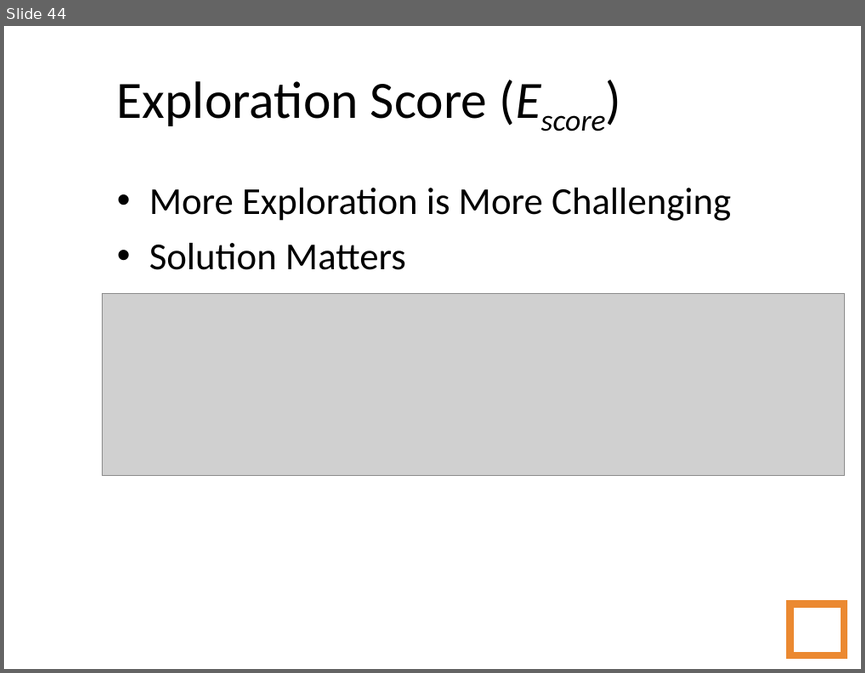
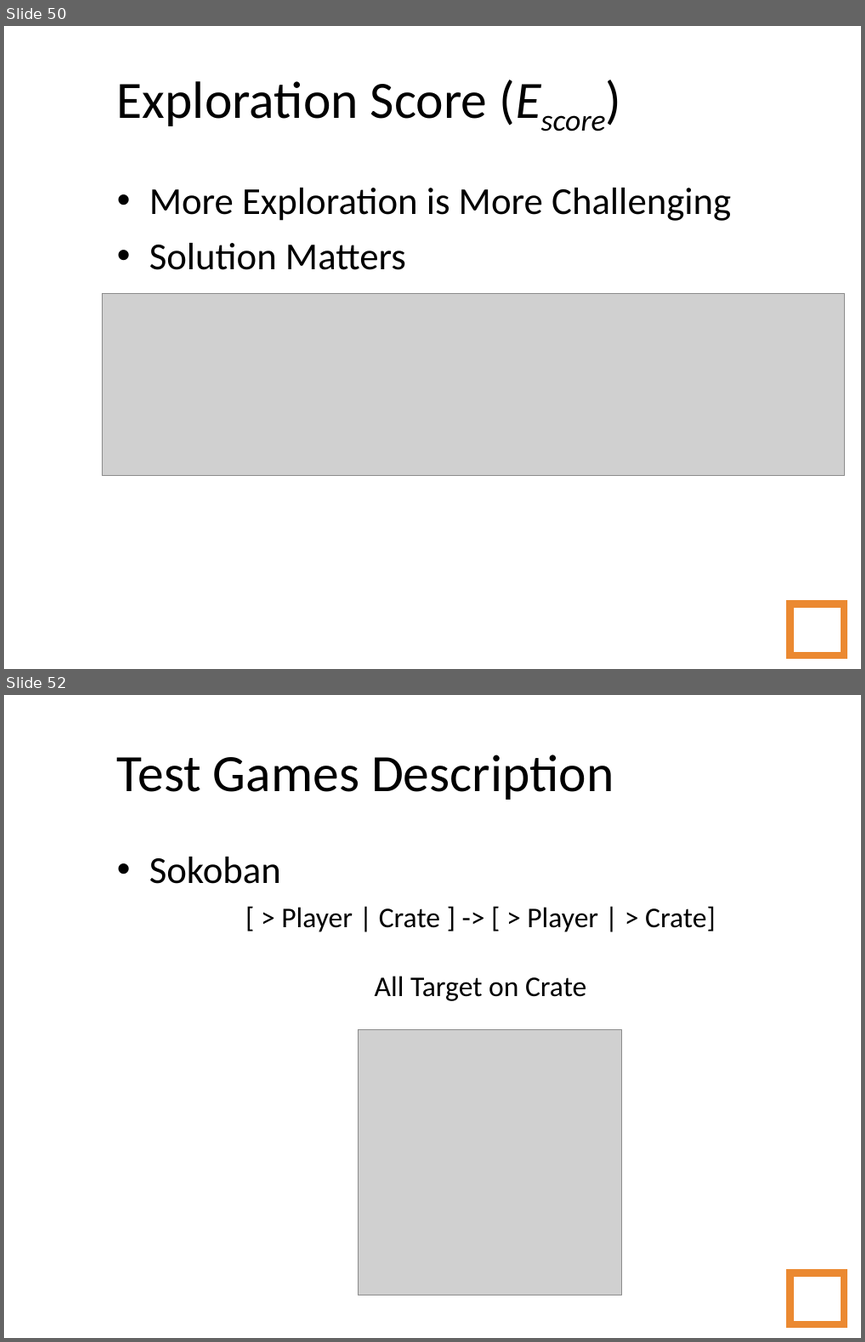
Before and after one commit to amidos2006/Automatic-Game-Script-Generation, a slide deck: Presentation/Automatic Game Script Generation.ppt. Shown one above the other, each under a label of ours: slide 44 before the commit, slides 50 and 52 after it; the slides between them are not shown. The pictures are 865x673 and 865x1342 pixels, drawn with LibreOffice and Linux fonts; fonts in the diff are those of the drawing; grey boxes stand for pictures; background and template pictures are left out. Boxes give left, top, right and bottom in pixels: in the first picture for what was removed or moved away, otherwise in the second. Text is boxed around its words. In the diff, an @@ line names an element or a change of style, - is before the commit and + after.

```diff
--- a/Presentation/Automatic Game Script Generation.ppt
+++ b/Presentation/Automatic Game Script Generation.ppt
@@ slide 52 added at bbox=[4, 695, 861, 1338], background picture (left out) @@
@@ title added at bbox=[117, 755, 613, 800], 44 pt, text #000000 @@
+Test Games Description
@@ text added at bbox=[149, 857, 281, 884], 32 pt, text #000000 @@
+• Sokoban
@@ text added at bbox=[281, 906, 715, 1001], 24 pt, text #000000 @@
+[ > Player | Crate ] -> [ > Player | > Crate]
+All Target on Crate
@@ picture added at bbox=[358, 1030, 621, 1296] @@
@@ page number added at bbox=[789, 1272, 844, 1324], outline #EB8931 6.01 pt, 14 pt, text #FFFFFF @@
+52
@@ what was slide 44 is now slide 50 @@
```
Also in this commit, not shown: 3 slides changed, 43 other slides added, 5 slides removed, 35 other files.
